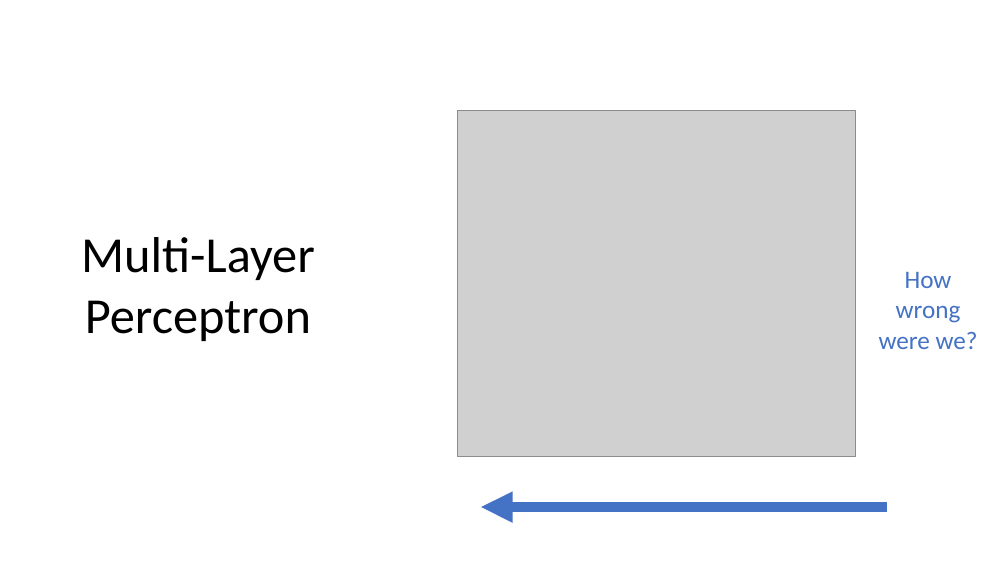
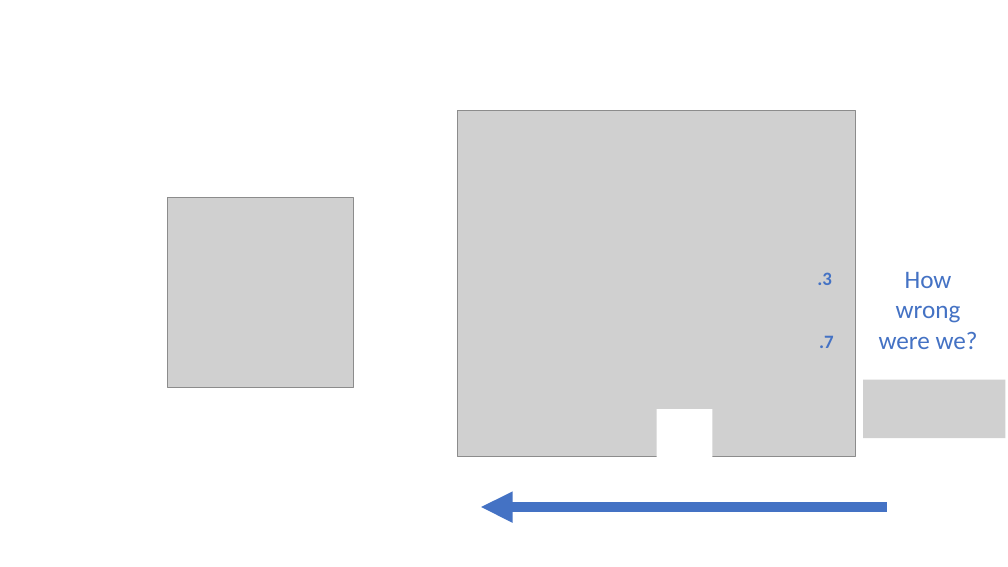
Before and after one commit to SLUVisLab/DeepLearningTutorial, a slide deck: slide 23 of DeepLearning.pptx (slide 21 before the commit). Drawn at 1008x567 pixels with LibreOffice and Linux fonts; fonts in the diff are those of the drawing; grey boxes stand for pictures. Boxes give left, top, right and bottom in pixels: in the first picture for what was removed or moved away, otherwise in the second. Text is boxed around its words. In the diff, an @@ line names an element or a change of style, - is before the commit and + after.

```diff
--- a/DeepLearning.pptx
+++ b/DeepLearning.pptx
@@ picture added at [168,197,353,387] @@
@@ text removed at [81,237,315,341] @@
-Multi-Layer
-Perceptron
@@ text added at [817,272,832,285], 18 pt, text #4472C4, bold @@
+.3
@@ text added at [819,336,834,348], 18 pt, text #4472C4, bold @@
+.7
@@ picture added at [864,380,1006,438] @@
@@ rectangle added at [657,409,713,474], fill #FFFFFF @@
```
Also in this commit, not shown: 12 other slides changed, 6 slides added, 4 slides removed.
